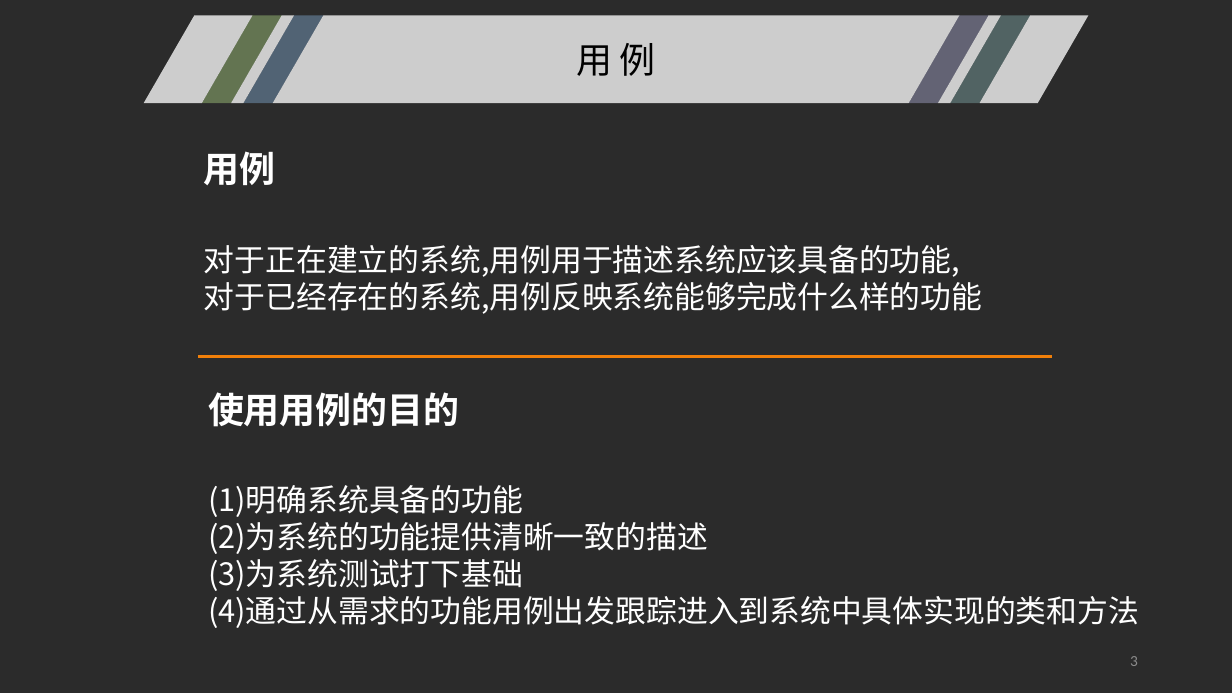
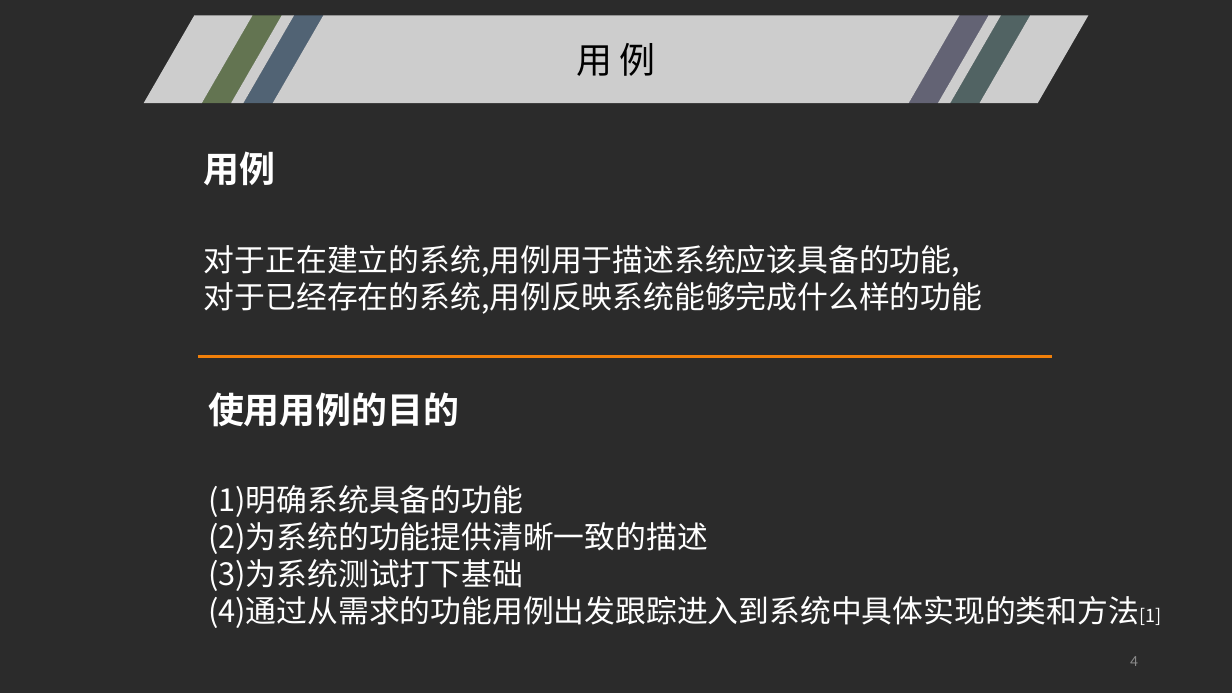
Before and after one commit to SoftwareRequirtmentsG02/Document, a slide deck: slide 4 of PPT/UML/UML基础I.pptx (slide 3 before the commit). Drawn at 1232x693 pixels with LibreOffice and Linux fonts; fonts in the diff are those of the drawing; background and template pictures are left out; a plain dark background stands for a picture behind light text. Boxes give left, top, right and bottom in pixels: in the first picture for what was removed or moved away, otherwise in the second. Text is boxed around its words. In the diff, an @@ line names an element or a change of style, - is before the commit and + after.

```diff
--- a/PPT/UML/UML基础I.pptx
+++ b/PPT/UML/UML基础I.pptx
@@ text at [208, 596, 1161, 628]: text changed @@
-(4)通过从需求的功能用例出发跟踪进入到系统中具体实现的类和方法
+(4)通过从需求的功能用例出发跟踪进入到系统中具体实现的类和方法[1]
@@ page number at [1130, 656, 1138, 666]: text changed @@
-3
+4
```
Also in this commit, not shown: 7 other slides changed.
